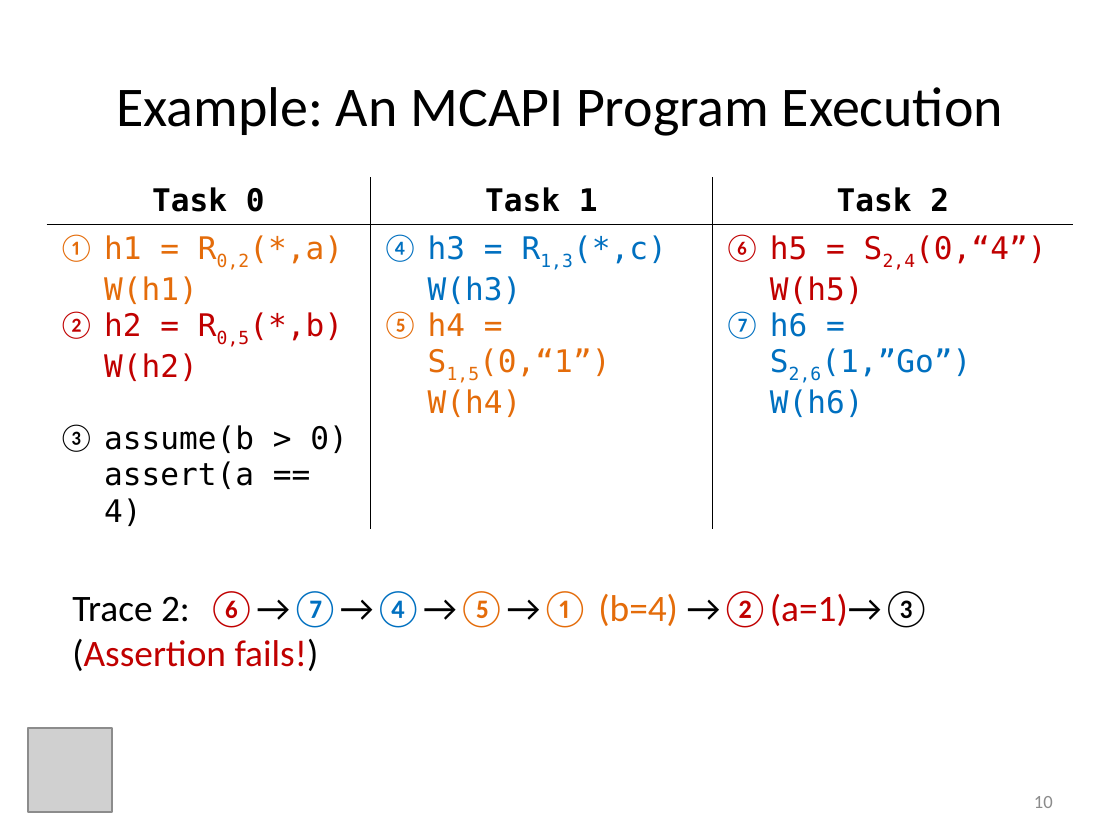
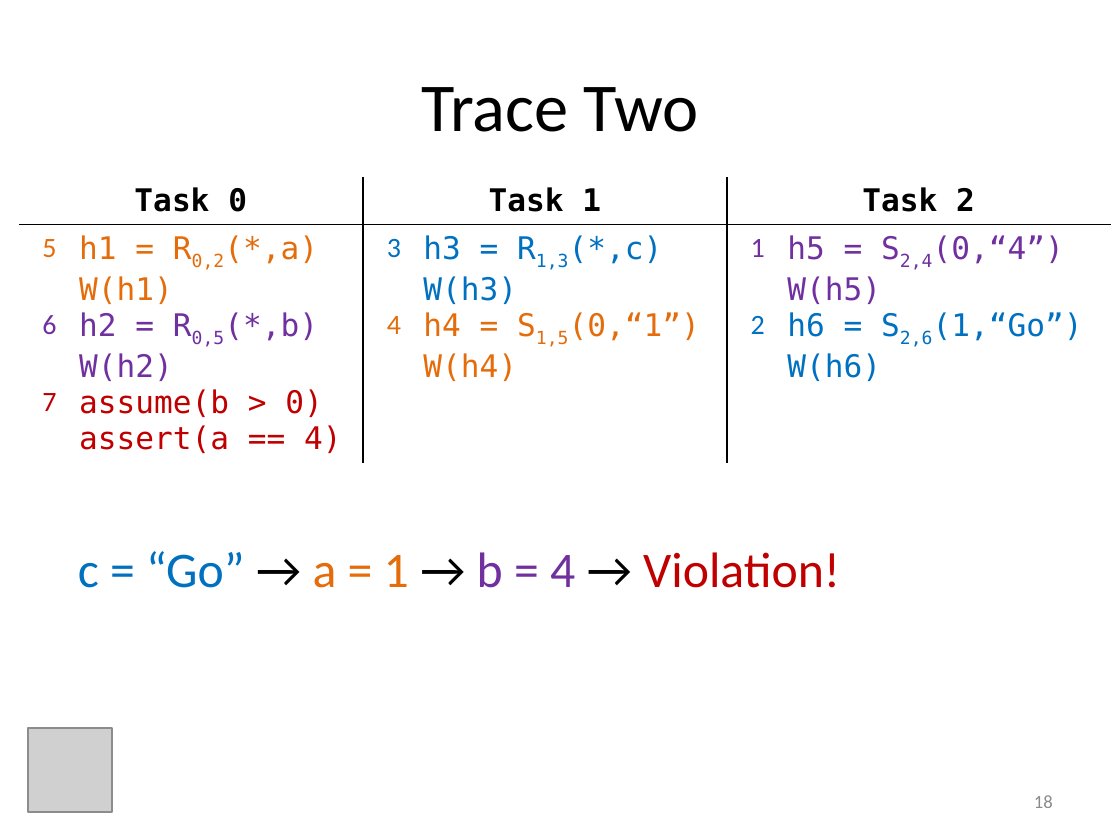
Before and after one commit to ericmercer/MP-trace-language, a slide deck: slide 18 of presentations/ASE2013.pptx (slide 10 before the commit). Drawn at 1120x840 pixels with LibreOffice and Linux fonts; fonts in the diff are those of the drawing; grey boxes stand for pictures. Boxes give left, top, right and bottom in pixels: in the first picture for what was removed or moved away, otherwise in the second. Text is boxed around its words. In the diff, an @@ line names an element or a change of style, - is before the commit and + after.

```diff
--- a/presentations/ASE2013.pptx
+++ b/presentations/ASE2013.pptx
@@ title at (421,87,699,132): text changed; size 36 to 44 pt @@
-Example: An MCAPI Program Execution
+Trace Two
@@ table at (19,177,1112,459) @@
-row 2: ① | h1 = R0,2(*,a) / W(h1) | ④ | h3 = R1,3(*,c) / W(h3) | ⑥ | h5 = S2,4(0,“4”) / W(h5)
+row 2: 5 | h1 = R0,2(*,a) / W(h1) | 3 | h3 = R1,3(*,c) / W(h3) | 1 | h5 = S2,4(0,“4”) / W(h5)
-row 3: ② | h2 = R0,5(*,b) / W(h2) | ⑤ | h4 = S1,5(0,“1”) / W(h4) | ⑦ | h6 = S2,6(1,”Go”) / W(h6)
+row 3: 6 | h2 = R0,5(*,b) / W(h2) | 4 | h4 = S1,5(0,“1”) / W(h4) | 2 | h6 = S2,6(1,“Go”) / W(h6)
-row 4, column 1: ③
+row 4, column 1: 7
@@ text colour #C00000 to #7030A0 in "h5 = S2,4(0,“4”)", "W(h5)", "h2 = R0,5(*,b)", "W(h2)" @@
@@ text colour #000000 to #C00000 in "assume(b > 0)", "assert(a == 4)" @@
@@ table: place and size @@
-table at (47,177,1073,530)
+table at (19,177,1112,459)
@@ text added at (78,551,840,588), 32 pt, text #C00000 @@
+c = “Go” → a = 1 → b = 4 → Violation!
@@ text removed at (72,591,932,671) @@
-Trace 2: ⑥→⑦→④→⑤→① (b=4) →②(a=1)→③ (Assertion fails!)
@@ page number at (1034,795,1053,808): text changed @@
-10
+18
```
Also in this commit, not shown: 28 other slides changed, 17 slides added, 1 slide removed.
